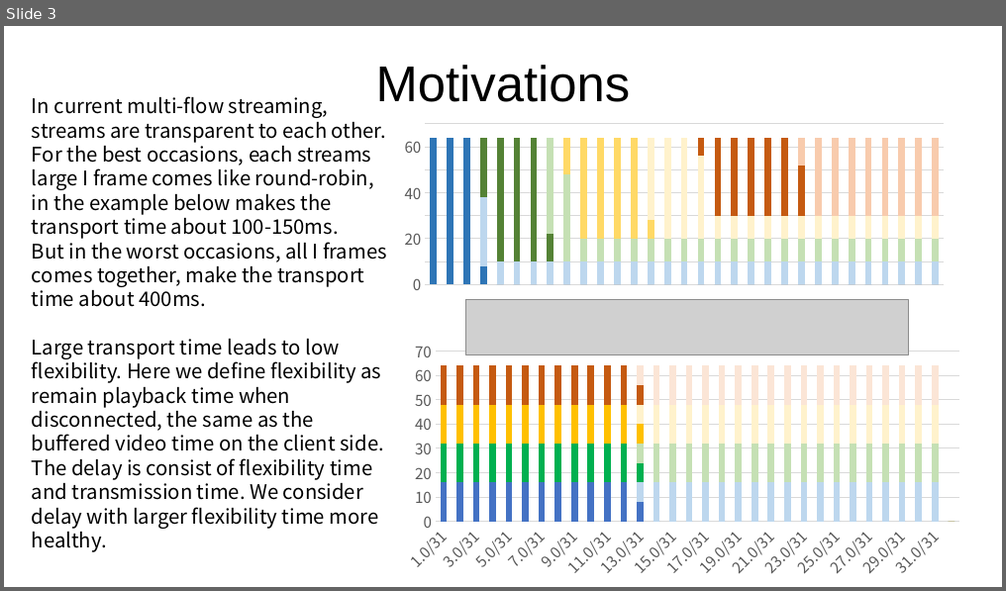
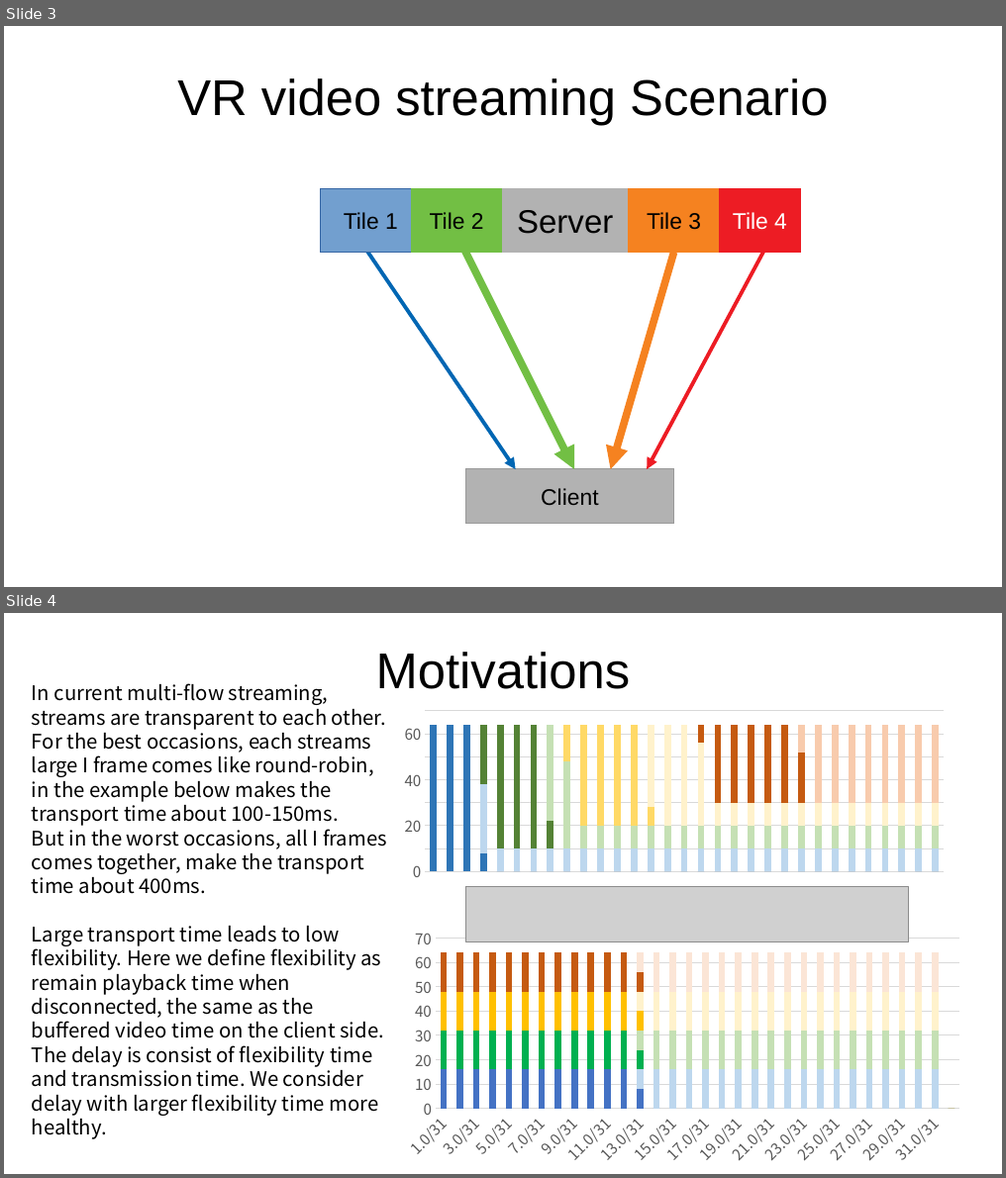
Before and after one commit to alex35469/Flow-Scheduling-for-video-Streaming, a slide deck: Project overview.odp. Shown one above the other, each under a label of ours: slide 3 before the commit, slides 3 and 4 after it. The pictures are 1006x591 and 1006x1178 pixels, drawn with LibreOffice and Linux fonts; fonts in the diff are those of the drawing; grey boxes stand for pictures. Boxes give left, top, right and bottom in pixels: in the first picture for what was removed or moved away, otherwise in the second. Text is boxed around its words. In the diff, an @@ line names an element or a change of style, - is before the commit and + after.

```diff
--- a/Project overview.odp
+++ b/Project overview.odp
@@ slide 3 added at (4,26,1002,587), background #FFFFFF @@
@@ title added at (177,78,828,125), 40 pt, text #000000 @@
+VR video streaming Scenario
@@ rectangle added at (321,189,801,253), fill #B2B2B2, outline #B2B2B2 0 pt, 26 pt, text #000000 @@
+Server
@@ rectangle added at (321,189,421,253), fill #729FCF, outline #3465A4 0 pt, 18 pt, text #000000 @@
+Tile 1
@@ rectangle added at (412,189,502,253), fill #72BF44, outline #72BF44 0 pt, 18 pt, text #000000 @@
+Tile 2
@@ rectangle added at (629,189,720,253), fill #F58220, outline #F58220 0 pt, 18 pt, text #000000 @@
+Tile 3
@@ rectangle added at (720,189,801,253), fill #ED1C24, outline #ED1C24 0 pt, 18 pt, text #FFFFFF @@
+Tile 4
@@ arrow added from (366, 250) to (516, 470), #0066B3 3 pt @@
@@ arrow added from (456, 234) to (574, 470), #72BF44 6.01 pt @@
@@ arrow added from (674, 253) to (611, 470), #F58220 6.01 pt @@
@@ arrow added from (764, 251) to (647, 470), #ED1C24 3 pt @@
@@ rectangle added at (465,470,674,524), fill #B2B2B2, outline #999999 0 pt, 18 pt, text #000000 @@
+Client
@@ what was slide 3 is now slide 4 @@
```
Also in this commit, not shown: 3 slides changed, 2 other slides added, 1 slide removed.
